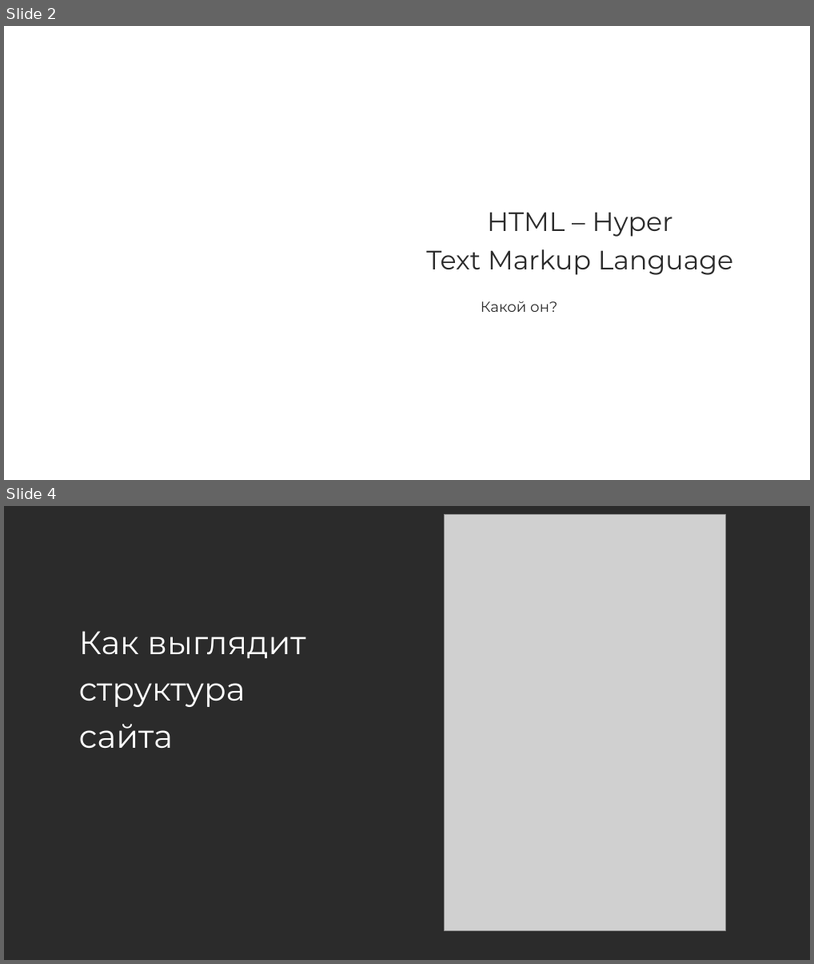
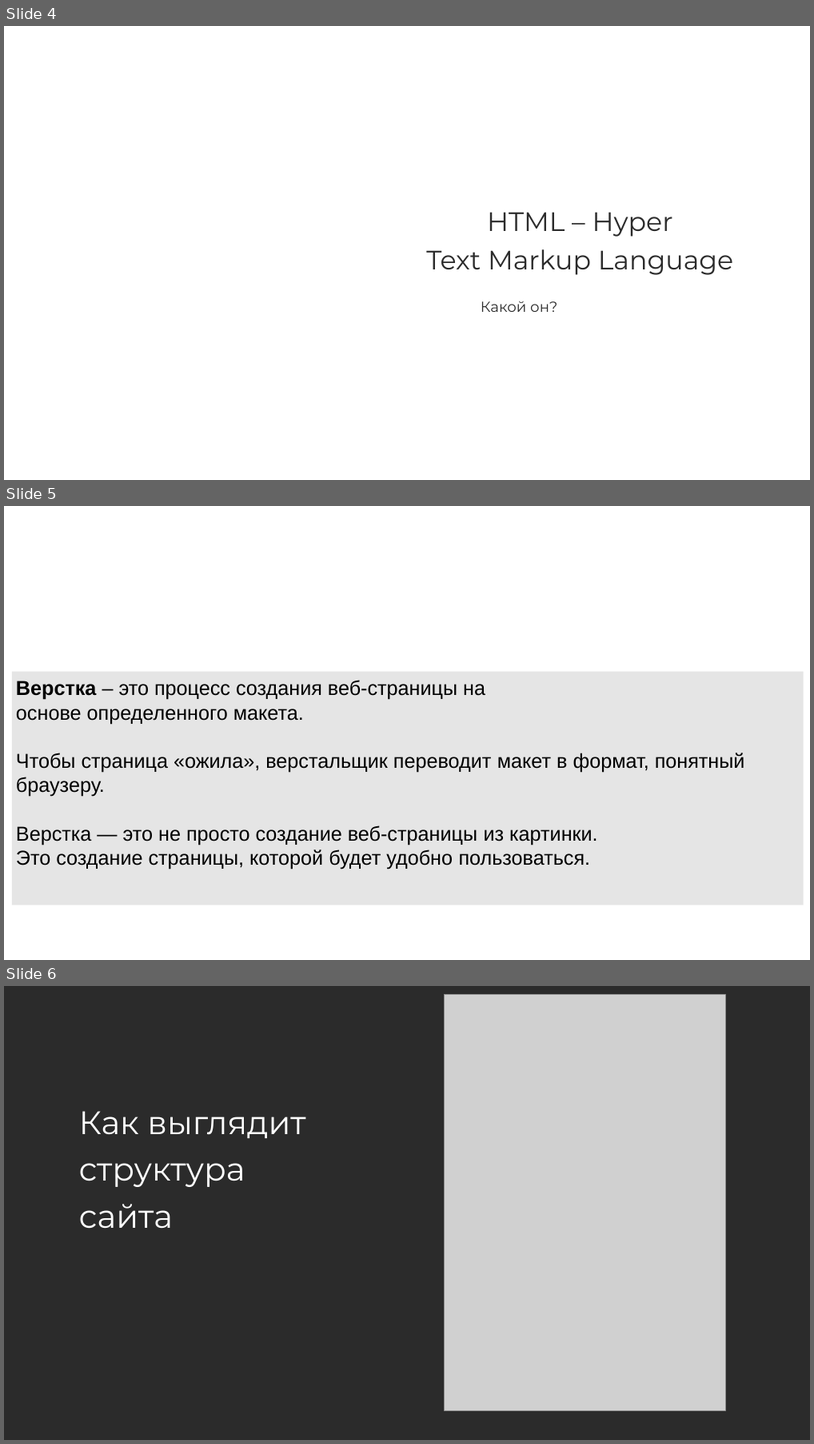
Before and after one commit to Anastariya-qa-37/AcademyTopHTML, a slide deck: Презентации/1 Урок. HTML.pptx. Shown one above the other, each under a label of ours: slides 2 and 4 before the commit, slides 4, 5 and 6 after it; the slides between them are not shown. The pictures are 814x964 and 814x1444 pixels, drawn with LibreOffice and Linux fonts; fonts in the diff are those of the drawing; grey boxes stand for pictures; background and template pictures are left out; a plain dark background stands for a picture behind light text. Boxes give left, top, right and bottom in pixels: in the first picture for what was removed or moved away, otherwise in the second. Text is boxed around its words. In the diff, an @@ line names an element or a change of style, - is before the commit and + after.

```diff
--- a/Презентации/1 Урок. HTML.pptx
+++ b/Презентации/1 Урок. HTML.pptx
@@ slide 5 added at (x1=4, y1=506, x2=810, y2=960), background picture (left out) @@
@@ rectangle added at (x1=12, y1=672, x2=804, y2=904), fill #E5E5E5, 36 pt, text #000000 @@
+Верстка – это процесс создания веб-страницы на
+основе определенного макета.
+Чтобы страница «ожила», верстальщик переводит макет в формат, понятный браузеру.
+Верстка — это не просто создание веб-страницы из картинки.
+Это создание страницы, которой будет удобно пользоваться.
@@ what was slide 2 is now slide 4 @@
@@ what was slide 4 is now slide 6 @@
```
Also in this commit, not shown: 7 other slides added, 1 slide removed, 1 other file.
